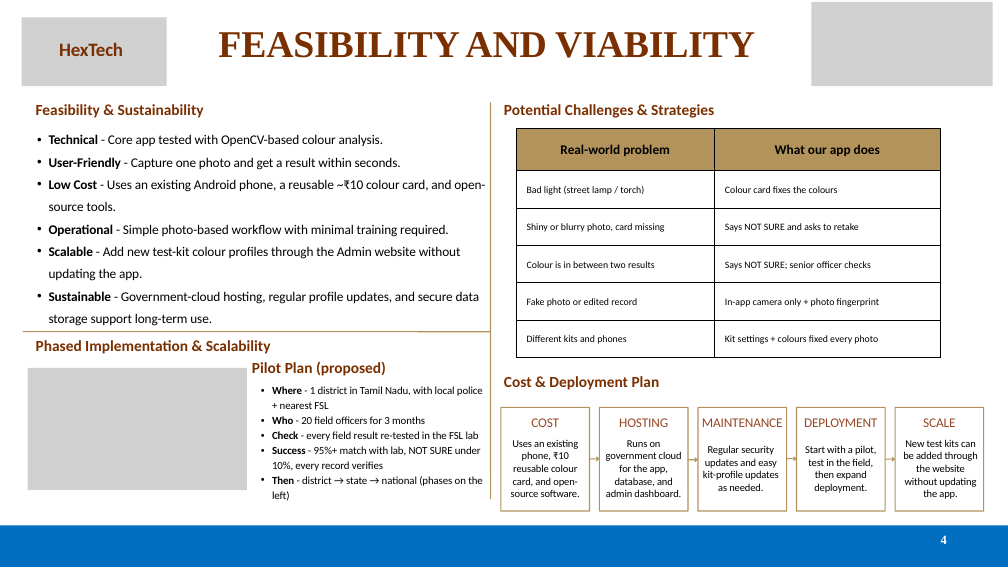
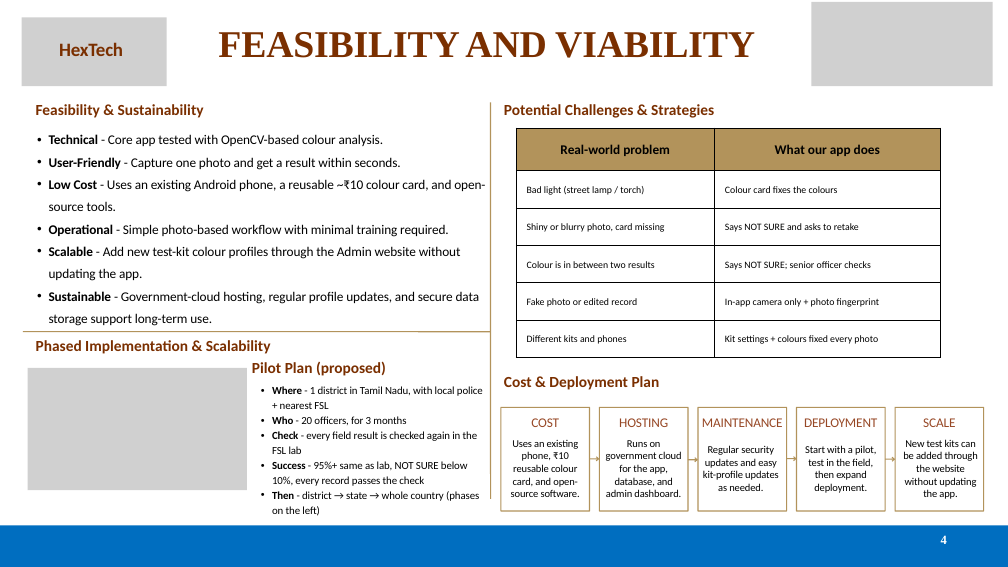
Before and after one commit to Lokeshraj2006/NarcTest, a slide deck: slide 4 of docs/deck_v5/K26234_SIH26231_v5.pptx. Drawn at 1008x567 pixels with LibreOffice and Linux fonts; fonts in the diff are those of the drawing; grey boxes stand for pictures. Boxes give left, top, right and bottom in pixels: in the first picture for what was removed or moved away, otherwise in the second. Text is boxed around its words. In the diff, an @@ line names an element or a change of style, - is before the commit and + after.

```diff
--- a/docs/deck_v5/K26234_SIH26231_v5.pptx
+++ b/docs/deck_v5/K26234_SIH26231_v5.pptx
@@ text at [272,416,479,516]: text changed @@
-  • Who - 20 field officers for 3 months
-  • Check - every field result re-tested in the FSL lab
-  • Success - 95%+ match with lab, NOT SURE under 10%, every record verifies
-  • Then - district → state → national (phases on the left)
+  • Who - 20 officers, for 3 months
+  • Check - every field result is checked again in the FSL lab
+  • Success - 95%+ same as lab, NOT SURE below 10%, every record passes the check
+  • Then - district → state → whole country (phases on the left)
```
Also in this commit, not shown: 3 other slides changed, 4 other files.
